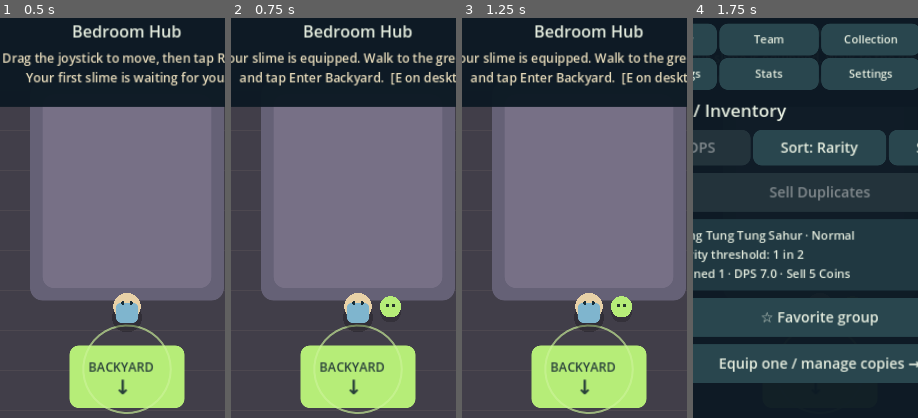
Above: before the commit, frames 1-4 (left to right).
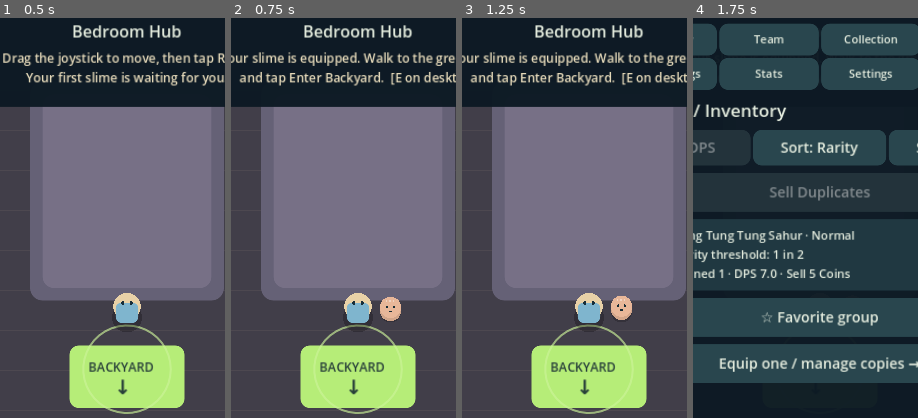
Above: after the commit, the same moments.

Repository: kristijannema-ai/Slimerot
Game: Godot game, scene res://scenes/Slimerot.tscn
The game is run twice, just before and just after one commit, with the same random seed, the same clock (stepped at 60 frames per second) and the same inputs.
Inputs:
- Up to frame 1 (0.5 s): no input
- Up to frame 2 (0.75 s): click "ROLL" at 0.5 s
- Up to frame 3 (1.25 s): no input
- Up to frame 4 (1.75 s): click "Inventory" at 1.25 s
The pictures show only the part of the screen within x 22-72%, y 19-69%; the shares and areas given below are measured in that part.

Frame 1 is identical in both runs. In frame 2, 0.5% of the frame differs, in the area x 66-76%, y 69-76%; in frame 3, 0.5%; in frame 4, less than 0.1%.

Commit message:
Implement Slimerot stage two: scripts/world/SlimerotPlayer.gd

Diff:
--- a/scripts/world/SlimerotPlayer.gd
+++ b/scripts/world/SlimerotPlayer.gd
@@ -20,7 +20,7 @@
 
 func _physics_process(_delta: float) -> void:
 	var direction := Vector2.ZERO
-	if not GameState.suspended:
+	if not GameState.is_paused():
 		direction = Input.get_vector("move_left", "move_right", "move_up", "move_down")
 		if is_instance_valid(joystick) and joystick.direction.length() > 0.0:
 			direction = joystick.direction
@@ -29,6 +29,10 @@
 	velocity = direction.limit_length() * SkillTreeManager.derived_stats().move_speed
 	move_and_slide()
 	queue_redraw()
+	for child in get_children():
+		if child is Camera2D:
+			var shaking: bool = not RollManager.active_reveal.is_empty() and RollManager.active_reveal.threshold >= 100000 and GameState.settings.screen_shake and not GameState.is_paused()
+			child.offset = Vector2(sin(RollManager.reveal_remaining * 53), cos(RollManager.reveal_remaining * 47)) * 2 if shaking else Vector2.ZERO
 
 func _draw() -> void:
 	draw_circle(Vector2(0, 17), 24, Color(0, 0, 0, 0.25))
@@ -40,9 +44,8 @@
 		var angle := float(index) / maxf(1.0, InventoryManager.equipped_copy_ids.size()) * TAU
 		var offset := Vector2(cos(angle), sin(angle)) * 52.0
 		draw_circle(offset + Vector2(0, 8), 17, Color(0, 0, 0, 0.2))
-		draw_circle(offset, 17, Color("b6ed78"))
-		draw_circle(offset + Vector2(-5, -2), 2.5, Color("24342c"))
-		draw_circle(offset + Vector2(5, -2), 2.5, Color("24342c"))
+		var pair := InventoryManager.pair_for_copy(InventoryManager.equipped_copy_ids[index])
+		SlimerotPortrait.paint(self, offset, 17, pair.slime_id, pair.variant, false, GameState.active_play_seconds)
 
 func body_style() -> StyleBoxFlat:
 	var style := StyleBoxFlat.new()
